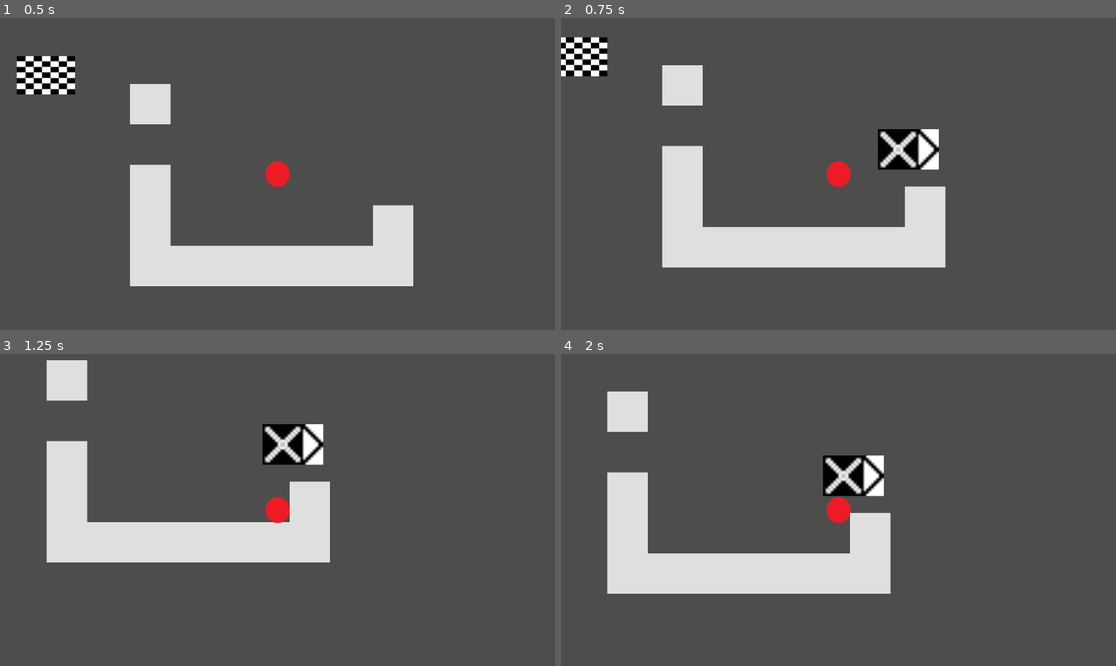
Above: before the commit, frames 1-4 (two rows, left to right).
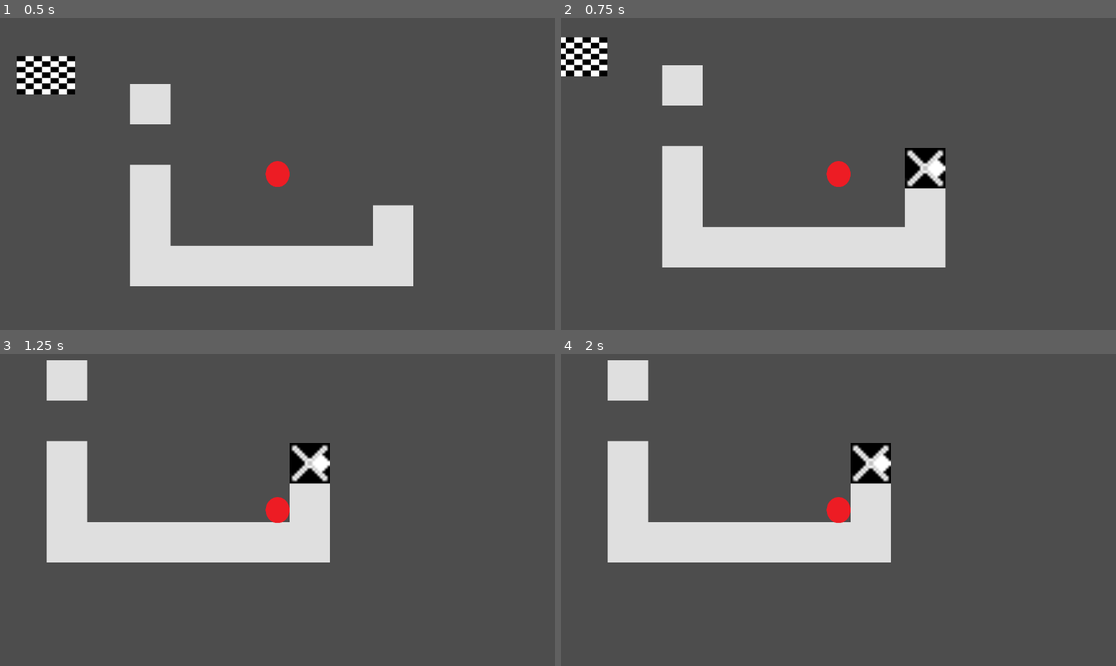
Above: after the commit, the same moments.

Repository: SomeFamousPerson/major-project
Game: Godot game, scene res://main.tscn
Same seed, same stepped clock (60 frames per second), same inputs: the game is played once before the commit and once after it.
Inputs (mouse positions are in pixels of both pictures, inside the frame that each line leads up to):
- Up to frame 1 (0.5 s): no input
- Up to frame 2 (0.75 s): move the mouse to (960, 158) at 0.52 s; hold D (right) from 0.53 s (still down); click (960, 158) at 0.6 s
- Up to frame 3 (1.25 s): keep holding D (right); tap Space (jump) at 0.77 s
- Up to frame 4 (2 s): keep holding D (right); move the mouse to (727, 525) at 1.27 s; click (727, 525) at 1.35 s; tap Space (jump) at 1.52 s

Frame 1 is identical in both runs. In frame 2, 1.7% of the frame differs, in the area x 57-70%, y 35-55%; in frame 3, 1.7%; in frame 4, 13%, in the area x 8-60%, y 2-77%.

Commit message:
stuff and things

Diff:
--- a/levels/level_1.tscn
+++ b/levels/level_1.tscn
@@ -14,6 +14,9 @@
 0:4/0/physics_layer_0/linear_velocity = Vector2(0, 0)
 0:4/0/physics_layer_0/angular_velocity = 0.0
 0:4/0/physics_layer_0/polygon_0/points = PackedVector2Array(-7, -7, 7, -7, 7, 7, -7, 7)
+8:10/0 = 0
+8:10/0/physics_layer_0/linear_velocity = Vector2(0, 0)
+8:10/0/physics_layer_0/angular_velocity = 0.0
 
 [sub_resource type="TileSet" id="TileSet_2as2m"]
 tile_size = Vector2i(14, 14)
@@ -24,6 +27,7 @@
 script = ExtResource("1_ffec1")
 
 [node name="TileMap" type="TileMap" parent="."]
+unique_name_in_owner = true
 scale = Vector2(6, 6)
 tile_set = SubResource("TileSet_2as2m")
 format = 2
--- a/levels/level_2.tscn
+++ b/levels/level_2.tscn
@@ -14,23 +14,27 @@
 0:4/0/physics_layer_0/linear_velocity = Vector2(0, 0)
 0:4/0/physics_layer_0/angular_velocity = 0.0
 0:4/0/physics_layer_0/polygon_0/points = PackedVector2Array(-7, -7, 7, -7, 7, 7, -7, 7)
+8:10/0 = 0
+8:10/0/physics_layer_0/linear_velocity = Vector2(0, 0)
+8:10/0/physics_layer_0/angular_velocity = 0.0
 
 [sub_resource type="TileSet" id="TileSet_2as2m"]
 tile_size = Vector2i(14, 14)
 physics_layer_0/collision_layer = 1
 sources/1 = SubResource("TileSetAtlasSource_7ouhf")
 
-[node name="Level1" type="Node2D"]
+[node name="Level2" type="Node2D"]
 script = ExtResource("1_s18xh")
 
 [node name="TileMap" type="TileMap" parent="."]
-scale = Vector2(5.96, 5.96)
+scale = Vector2(6, 6)
 tile_set = SubResource("TileSet_2as2m")
 format = 2
-layer_0/tile_data = PackedInt32Array(262146, 1, 4, 262147, 1, 4, 262148, 1, 4, 262149, 1, 4, 262150, 1, 4, 196614, 1, 4, 131078, 1, 4, 65542, 1, 4, 65541, 1, 4, 65540, 1, 4, 65539, 1, 4, 65538, 1, 4, 262144, 1, 4, 262142, 1, 4, 131069, 1, 4)
+layer_0/tile_data = PackedInt32Array(262144, 1, 4, 262145, 1, 4, 262146, 1, 4, 262147, 1, 4, 262148, 1, 4, 262149, 1, 4, 262150, 1, 4, 196614, 1, 4, 196608, 1, 4, 131072, 1, 4, 0, 1, 4)
+
+[node name="Player" parent="." instance=ExtResource("3_egdub")]
+position = Vector2(306, 157)
+scale = Vector2(0.399999, 0.399999)
 
 [node name="Flag" parent="." instance=ExtResource("2_1q6wt")]
-
-[node name="Player" parent="." instance=ExtResource("3_egdub")]
-position = Vector2(248, 240)
-scale = Vector2(0.399999, 0.399999)
+position = Vector2(-174, -18)
--- a/levels/world.gd
+++ b/levels/world.gd
@@ -12,23 +12,25 @@
 	#get mouse location
 	mouse = get_global_mouse_position()
 	if Input.is_action_just_pressed("click"):
-		#print(tilemap)
 		#set the cell variable, which is what tilemap cell the mouse clicked on
 		var cell = Vector2i(mouse)/tilemap.tile_set.tile_size/Vector2i(tilemap.scale)
-		#print("cell position: ",cell)
 		#gets the position of that cell in the world
 		var world_pos = Vector2(tilemap.map_to_local(cell*Vector2i(tilemap.scale)))
-		#print("world position: ",world_pos)
 		#gets the atlas position of that cell(where on the tileset it is)
 		atlas = Vector2i(tilemap.get_cell_atlas_coords(0, cell))
-		#print("atlas position: ",atlas)
 		#if that spot is free and you have swappers left, it places one
 		if atlas == Vector2i(-1,-1) and swappers_remaining >= 1:
 			print("valid spot")
 			var swapper = tileswapper.instantiate()
+			swapper.tilemap = $TileMap
+			swapper.myLocation = cell
 			add_child(swapper)
+			#set size and position
 			swapper.scale = Vector2(5.25,5.25)
-			#swapper.top_level = true
-			swapper.global_position = (world_pos)#-Vector2(28,49))
+			swapper.top_level = true
+			swapper.global_position = (world_pos+Vector2(35,39))
+			#confirms that you placed it and uses one up
 			print("placed location: ", swapper.global_position)
 			swappers_remaining -= 1
+			#sets a block in the background so that the game knows something is there
+			tilemap.set_cell(0,cell,1,Vector2(8,10))
--- a/tile_swapper.gd
+++ b/tile_swapper.gd
@@ -1,6 +1,18 @@
 extends Node2D
 const RANGE = 3
-var tilemap = TileMap
+var myLocation = Vector2(0,0)
+var tilemap
+
+func _ready():
+	print(tilemap)
+	var targets = [Vector2i(myLocation+Vector2i(1,0)),Vector2i(myLocation+Vector2i(2,0)),Vector2i(myLocation+Vector2i(3,0))]
+	print(targets)
+	if tilemap.get_cell_atlas_coords(0,targets[1]) != Vector2i(0,4):
+		##TODO: MAKE THE SET_CELL WORK
+		tilemap.set_cell(0,targets[1],0)
+	pass
+
+
 
 #func _physics_process(delta):
 	#print(tilemap)
Binary file added: assets/tileswapper origninal.png
Not shown, added: assets/tileswapper origninal.png.import
Binary file changed: assets/tileswapper.png
Not shown: 1 places in levels/level_2.tscn that only renumber resources
Not shown: 1 places in levels/level_3.tscn that only renumber resources
